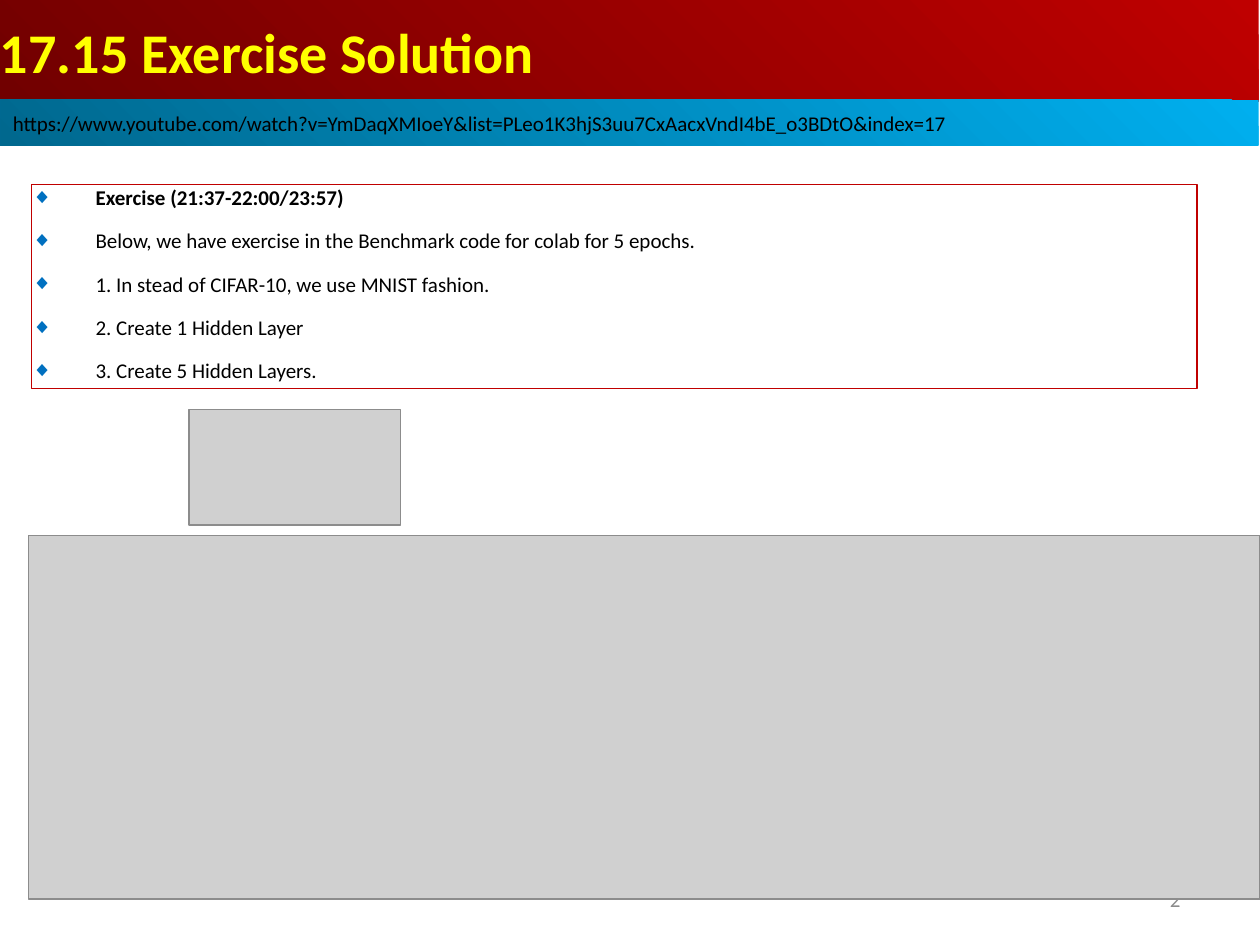
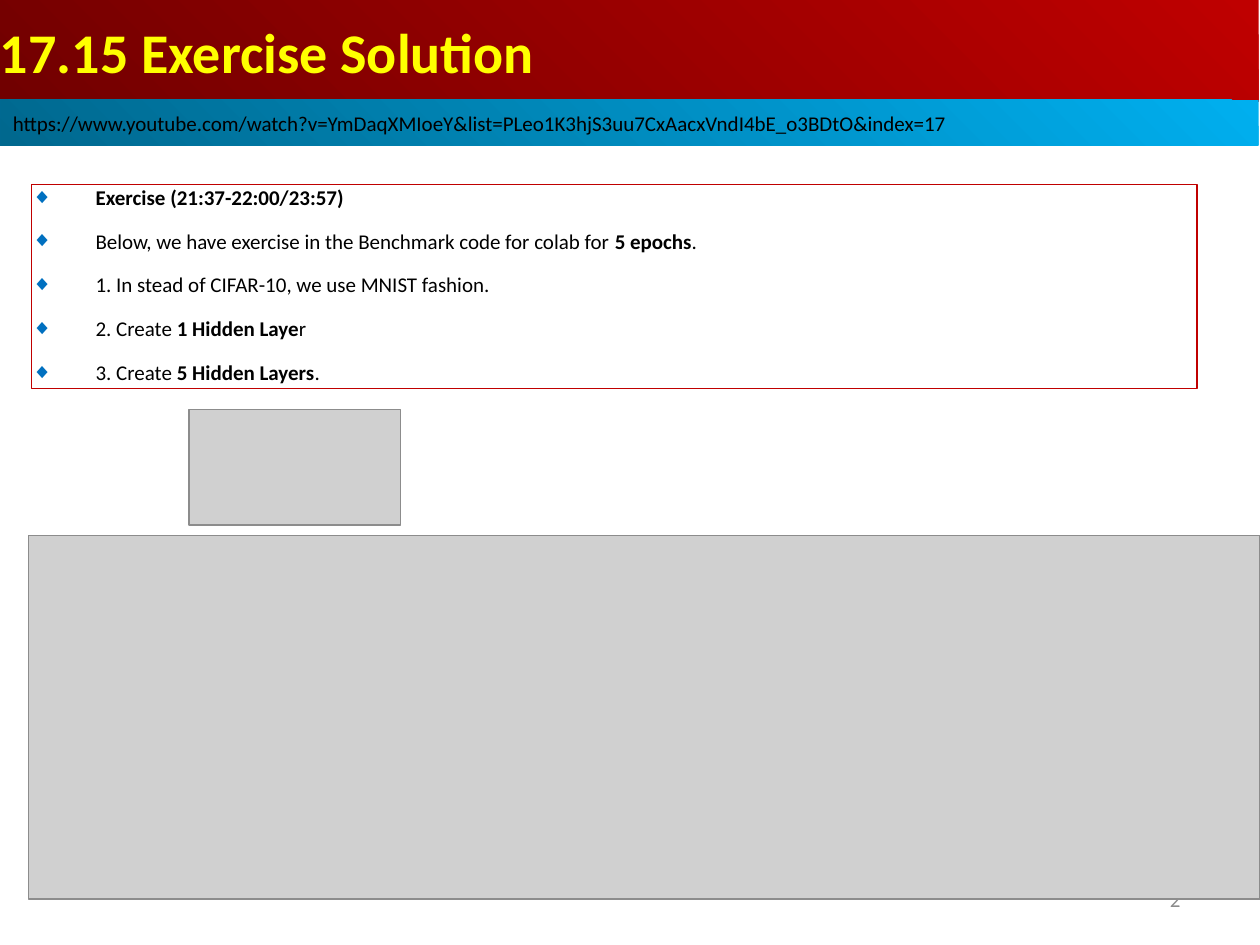
Before and after one commit to peterhchen/AIU_CS512_DL, a slide deck: slide 2 of 000_Lecture_Project/week07/01_Lecture/17.16_BM_Exercise_Solu.ppt. Drawn at 1260x945 pixels with LibreOffice and Linux fonts; fonts in the diff are those of the drawing; grey boxes stand for pictures. Boxes give left, top, right and bottom in pixels: in the first picture for what was removed or moved away, otherwise in the second. Text is boxed around its words. In the diff, an @@ line names an element or a change of style, - is before the commit and + after.

```diff
--- a/000_Lecture_Project/week07/01_Lecture/17.16_BM_Exercise_Solu.ppt
+++ b/000_Lecture_Project/week07/01_Lecture/17.16_BM_Exercise_Solu.ppt
@@ rectangle "Exercise (21:37-22:00/23:57)" at [32, 184, 1197, 388]: bold on in "5 epochs.", "1 Hidden Layer", "5 Hidden Layers." @@
```
Also in this commit, not shown: 1 other file.
